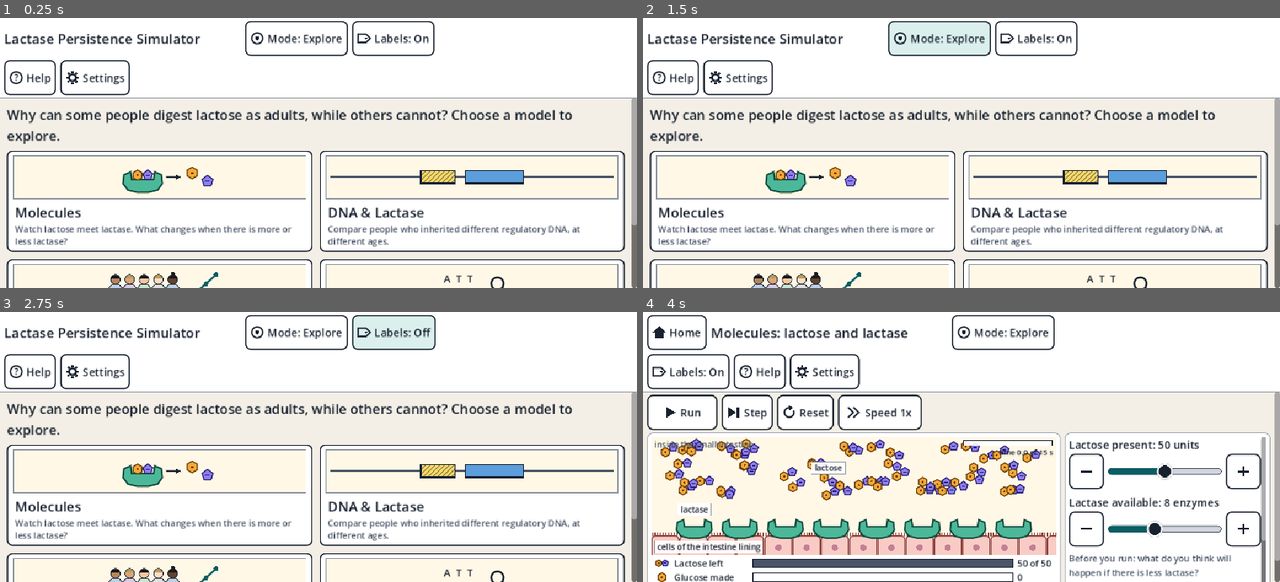
Above: before the commit, frames 1-4 (two rows, left to right).
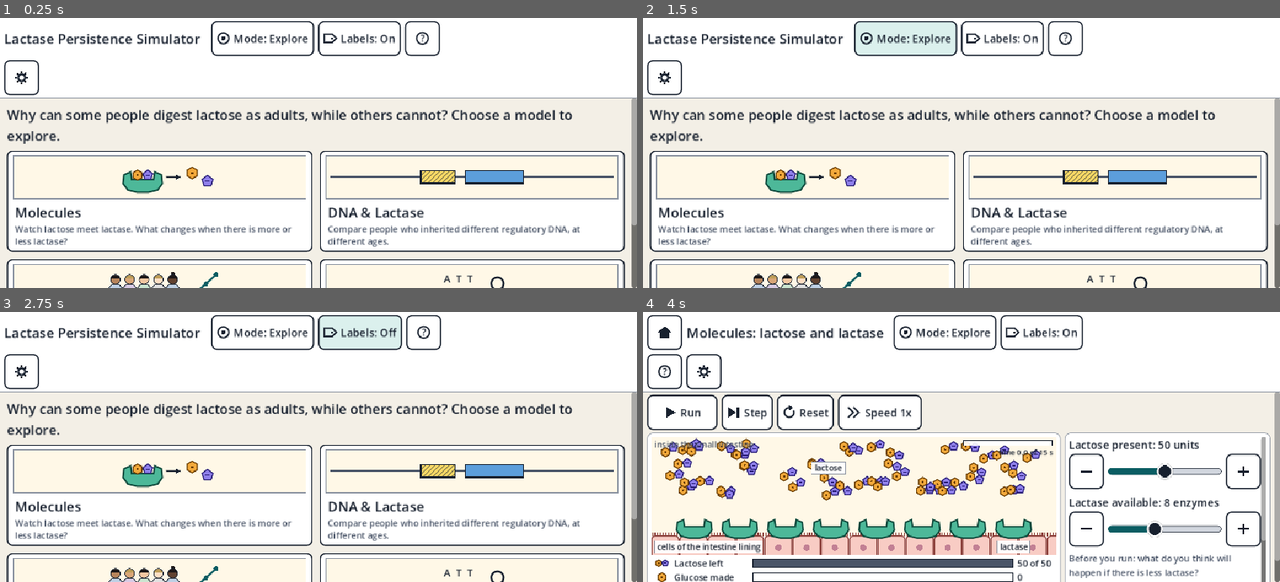
Above: after the commit, the same moments.

Repository: SFMiner/lactase-persistence-sim
Game: Godot game, scene res://Main.tscn
Two runs of this game, one before a commit and one after it. Both use one fixed random seed, a clock stepped at 60 frames per second and the inputs below.
Inputs (mouse positions are in pixels of both pictures, inside the frame that each line leads up to; where the layout moved, square brackets give the same spot in the first picture):
- Up to frame 1 (0.25 s): no input
- Up to frame 2 (1.5 s): click (904, 39) [942, 39] at 0.5 s; click (904, 39) [936, 39] at 1.25 s
- Up to frame 3 (2.75 s): click (356, 333) [394, 333] at 2 s
- Up to frame 4 (4 s): click (1006, 333) [1037, 333] at 2.75 s; click (802, 495) at 3.52 s

The runs differ from the first frame. In frame 1, 1.9% of the frame differs, in the area x 1-70%, y 1-29%; in frame 2, 2.8%; in frame 3, 2.7%; in frame 4, 3.4%, in the area x 1-70%, y 1-90%.

Commit message:
Documentation, final visual fixes and extra browser checks
README (features, setup, export, class settings, registry and
accessibility notes), CREDITS, TEST_REPORT, ASSET_REQUIREMENTS.
Top bar stays on one line with large text; tile focus outline drawn
inside the tile; browser checks for the reduced-motion preference.

Co-Authored-By: Claude Fable 5.2 <noreply@anthropic.com>
Claude-Session: https://claude.ai/code/session_01U97Ud5djrAMWgE9cbbaSwB

Diff:
--- a/scripts/main.gd
+++ b/scripts/main.gd
@@ -226,9 +226,13 @@
 	var narrow: bool = layout.is_narrow()
 	var reserve: Vector2 = layout.reserved_corner()
 	_corner.custom_minimum_size = Vector2(reserve.x, 0.0)
-	home_button.compact = narrow
-	help_button.compact = narrow
-	settings_button.compact = narrow
+	# Icon-only Home, Help and Settings once the bar gets tight (for example with Large text),
+	# so the bar stays on one line for as long as it can.
+	var tight: bool = view_size.x < 1100.0
+	home_button.compact = tight
+	help_button.compact = tight
+	settings_button.compact = tight
+	title_label.custom_minimum_size.x = 300.0 if tight else 350.0
 	title_label.visible = not narrow
 	_on_app_changed()
 	title_label.custom_minimum_size.y = UiKit.target_px
--- a/scripts/views/molecule_renderer.gd
+++ b/scripts/views/molecule_renderer.gd
@@ -161,15 +161,17 @@
 		return
 	if _band >= 22.0:
 		Shapes.tag_left(self, Vector2(5.0, _h - _band * 0.42), "cells of the intestine lining", size_px)
-	var first_lining: MoleculeModel.Enzyme = null
+	var last_lining: MoleculeModel.Enzyme = null
 	var first_supplement: MoleculeModel.Enzyme = null
 	for e: MoleculeModel.Enzyme in model.enzymes:
 		if e.supplement and first_supplement == null:
 			first_supplement = e
-		elif not e.supplement and first_lining == null:
-			first_lining = e
-	if first_lining != null:
-		Shapes.tag(self, enzyme_px(first_lining) + Vector2(maxf(0.0, 26.0 - enzyme_px(first_lining).x), -_enzyme_w * 0.55), "lactase", size_px)
+		elif not e.supplement and (last_lining == null or e.pos.x >= last_lining.pos.x):
+			last_lining = e
+	if last_lining != null:
+		# Under the right-most lactase, in the cell band, clear of the tags in the lumen.
+		var lx: float = clampf(enzyme_px(last_lining).x, 30.0, _w - 30.0)
+		Shapes.tag(self, Vector2(lx, _h - _band * 0.42), "lactase", size_px)
 	if first_supplement != null:
 		Shapes.tag(self, enzyme_px(first_supplement) + Vector2(34.0, -_enzyme_w * 0.5), "supplement lactase", size_px)
 	var seen: Dictionary = {}
Not shown, added: ASSET_REQUIREMENTS.md
Not shown, added: CREDITS.md
Not shown, added: TEST_REPORT.md
